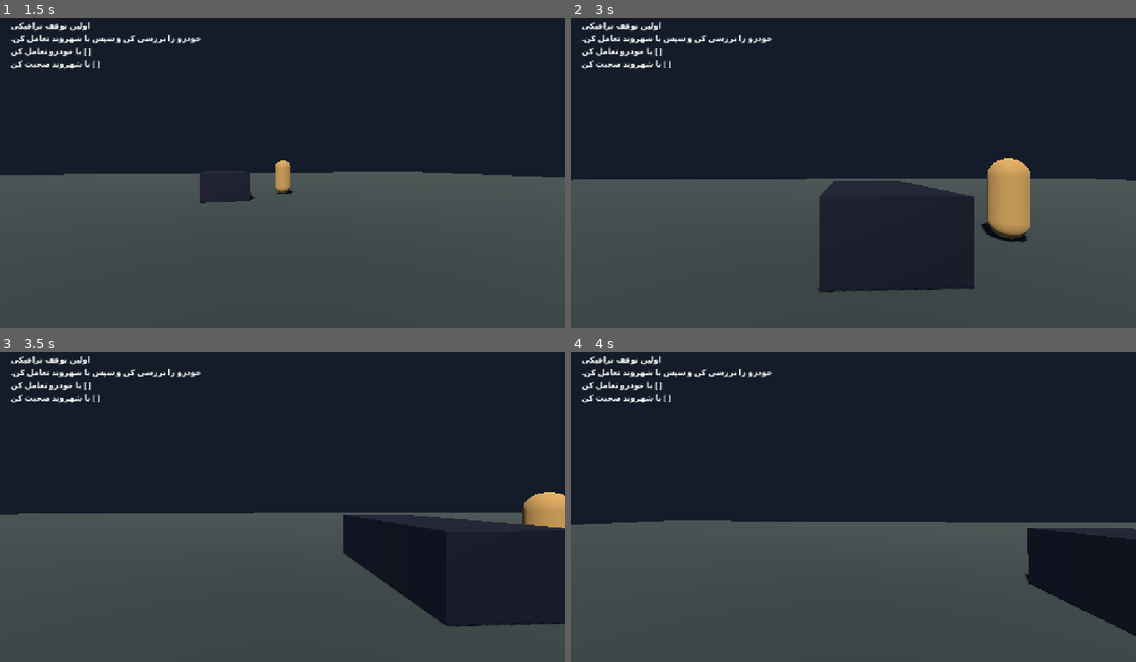
Above: before the commit, frames 1-4 (two rows, left to right).
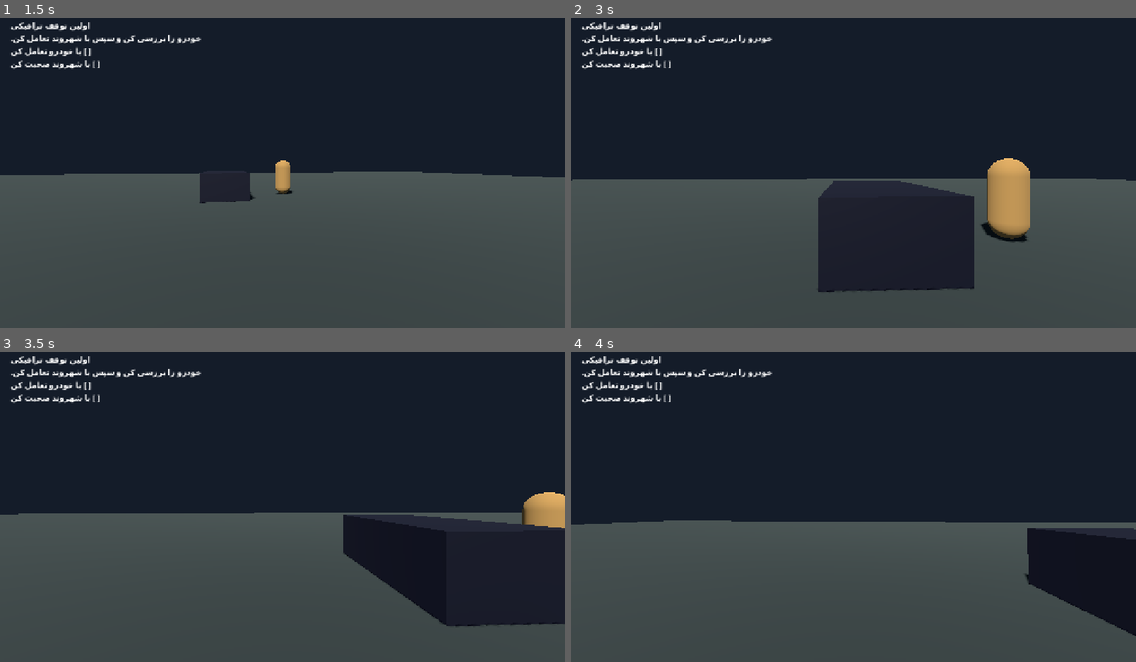
Above: after the commit, the same moments.

Repository: thedeverfankhajo-bot/PoliceSimulator3D
Game: Godot game, scene res://scenes/main/main.tscn
Same seed, same stepped clock (60 frames per second), same inputs: the game is played once before the commit and once after it.
Inputs (mouse positions are in pixels of both pictures, inside the frame that each line leads up to):
- Up to frame 1 (1.5 s): tap Enter at 0.5 s; move the mouse to (276, 173) at 0.52 s; hold W (move_forward) from 0.53 s (still down); tap E (interact) at 0.6, 1.35 s; move the mouse to (322, 173) at 1.27 s
- Up to frame 2 (3 s): move the mouse to (808, 166) at 2.02 s; tap E (interact) at 2.1, 2.85 s; move the mouse to (859, 169) at 2.77 s; release W (move_forward) at 2.78 s; hold A (move_left) from 2.78 s (still down)
- Up to frame 3 (3.5 s): keep holding A (move_left)
- Up to frame 4 (4 s): move the mouse to (830, 497) at 3.52 s; release A (move_left) at 3.53 s; hold W (move_forward) from 3.53 s (still down); tap E (interact) at 3.6 s

Frame 1 is identical in both runs. In frame 2, less than 0.1% of the frame differs, in the area x 43-44%, y 57-89%; in frame 3, less than 0.1%; in frame 4, less than 0.1%.

Commit message:
feat: harden vehicle interaction and playable driving loop

Diff:
--- a/scripts/vehicles/police_vehicle.gd
+++ b/scripts/vehicles/police_vehicle.gd
@@ -7,8 +7,17 @@
 @export_range(0.0, 3000.0, 50.0) var max_engine_force: float = 60.0
 @export_range(0.0, 1.0, 0.05) var steering_limit: float = 0.35
 @export_range(0.0, 2000.0, 50.0) var max_brake_force: float = 40.0
+@export_range(0.0, 50.0, 0.5) var max_entry_speed_kmh: float = 5.0
+
+var is_occupied := false
 
 func _physics_process(_delta: float) -> void:
+	if not is_occupied:
+		engine_force = 0.0
+		steering = 0.0
+		brake = max_brake_force
+		return
+
 	var throttle := Input.get_axis("vehicle_reverse", "vehicle_accelerate")
 	var steer_input := Input.get_axis("vehicle_left", "vehicle_right")
 	engine_force = throttle * max_engine_force
@@ -16,4 +25,21 @@
 	brake = max_brake_force if Input.is_action_pressed("vehicle_brake") else 0.0
 
 func interact() -> void:
+	if is_occupied:
+		return
+	if linear_velocity.length() > max_entry_speed_kmh / 3.6:
+		return
 	entered.emit(self)
+
+func set_occupied(value: bool) -> void:
+	is_occupied = value
+	if not value:
+		engine_force = 0.0
+		steering = 0.0
+		brake = max_brake_force
+
+func get_exit_position() -> Vector3:
+	var exit_point := get_node_or_null("ExitPoint") as Marker3D
+	if exit_point != null:
+		return exit_point.global_position
+	return global_position + global_transform.basis.x * 2.1
